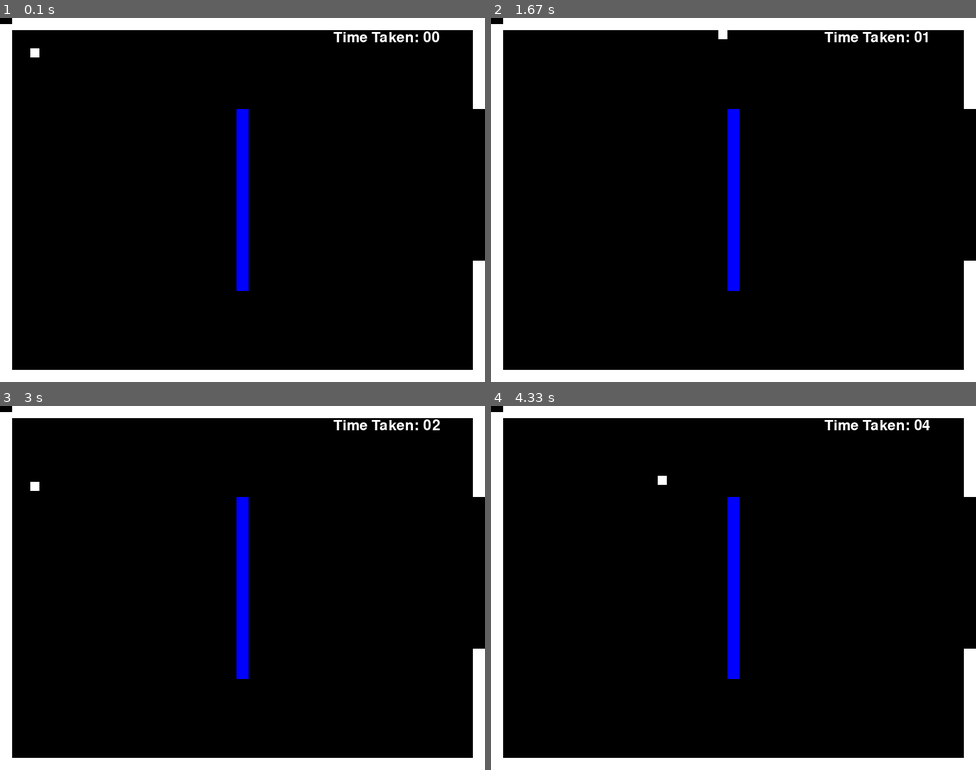
Above: before the commit, frames 1-4 (two rows, left to right).
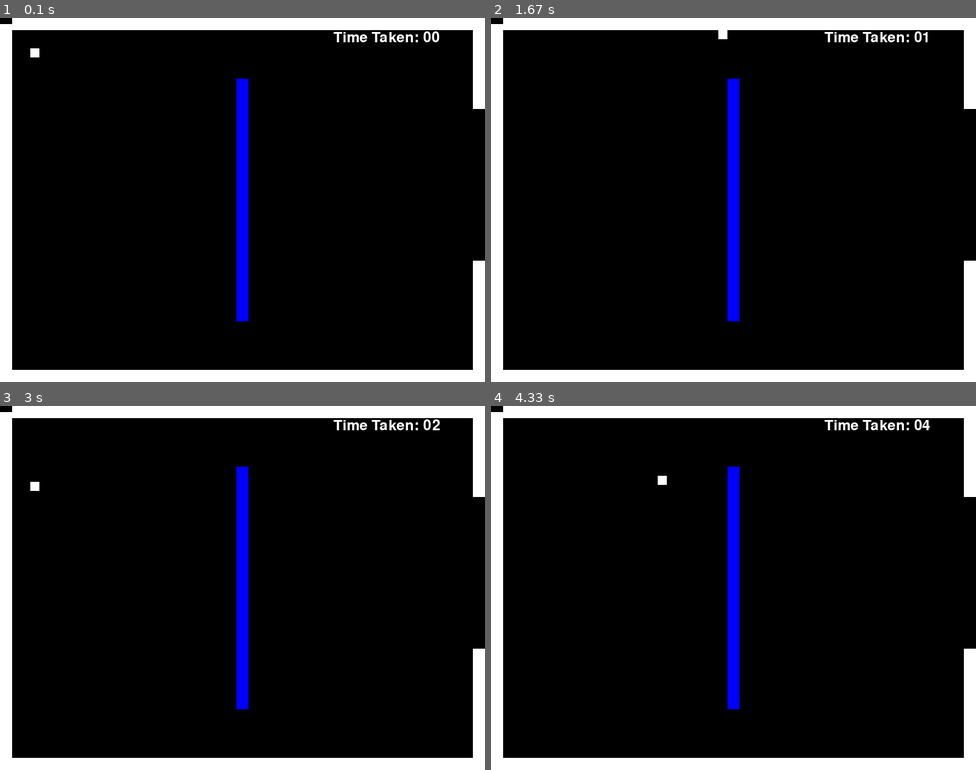
Above: after the commit, the same moments.

Repository: mk1021/E.T.GoHome
Game: pygame game, started from maze runner.py
The game is run twice, just before and just after one commit, with the same random seed, the same clock (stepped at 60 frames per second) and the same inputs.
Inputs:
- Up to frame 1 (0.1 s): no input
- Up to frame 2 (1.67 s): hold Right 0.33-0.8 s; hold Up 0.83-1.13 s; hold Right 1.17-1.63 s
- Up to frame 3 (3 s): hold Left 1.67-2.2 s; hold Down 2.23-2.53 s; hold Left 2.57-2.97 s
- Up to frame 4 (4.33 s): hold Up 3-3.37 s; hold Right 3.4-4.03 s; hold Down from 4.07 s (still down)

The runs differ from the first frame. In frame 1, 0.4% of the frame differs, in the area x 48-52%, y 16-84%; in frame 2, 0.4%; in frame 3, 0.4%; in frame 4, 0.4%.

Commit message:
Made the maze slightly harder

Diff:
--- a/maze runner.py
+++ b/maze runner.py
@@ -120,7 +120,7 @@
                  [780, 400, 20, 250, WHITE],
                  [20, 0, 760, 20, WHITE],
                  [20, 580, 760, 20, WHITE],
-                 [390, 150, 20, 300, BLUE]
+                 [390, 100, 20, 400, BLUE]
                 ]
 
         # Loop through the list. Create the wall, add it to the list
@@ -140,8 +140,8 @@
                  [780, 400, 20, 250, WHITE],
                  [20, 0, 760, 20, WHITE],
                  [20, 580, 760, 20, WHITE],
-                 [190, 50, 20, 500, GREEN],
-                 [590, 50, 20, 500, GREEN]
+                 [190, 80, 20, 500, GREEN],
+                 [590, 20, 20, 500, GREEN]
                 ]
 
         for item in walls:
@@ -166,7 +166,7 @@
             self.wall_list.add(wall)
 
         for x in range(100, 800, 100):
-            for y in range(50, 451, 300):
+            for y in range(20, 451, 360):
                 wall = Wall(x, y, 20, 200, RED)
                 self.wall_list.add(wall)
 
Not shown, added: .DS_Store
